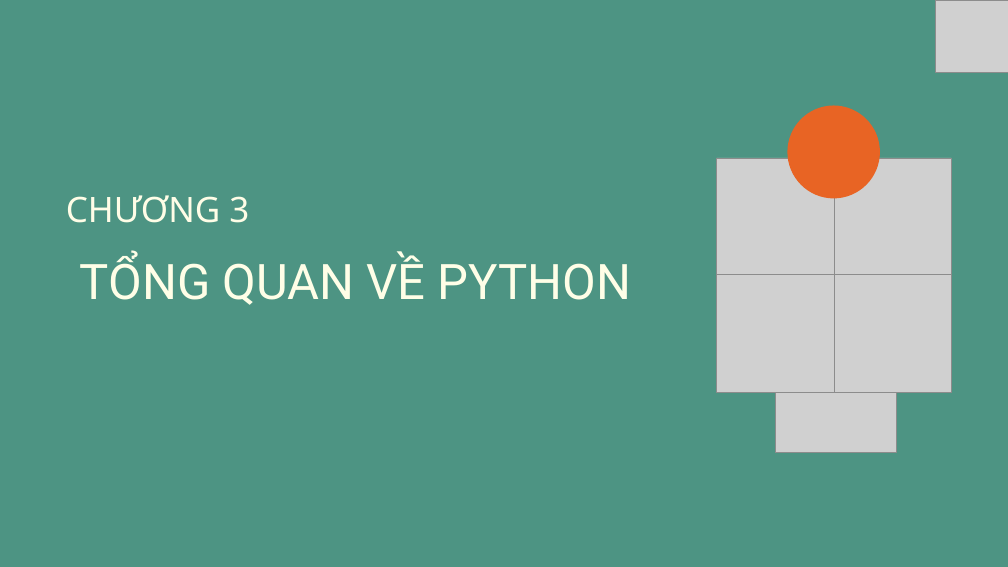
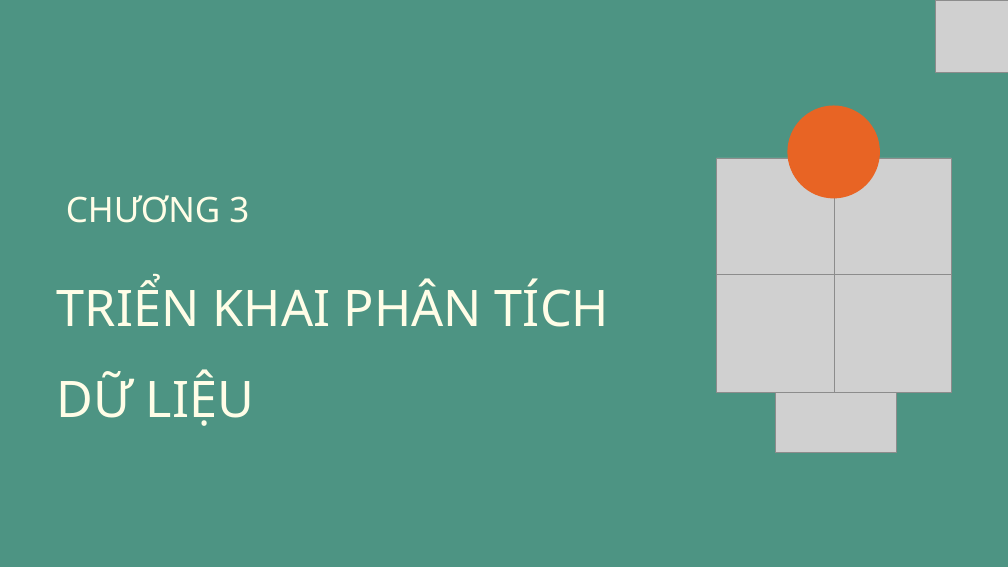
Before and after one commit to nhamct/ThucTapNN45K, a slide deck: slide 8 of 18. Nguyễn Thị Thanh Thư/CTTNham_NTTThu.pptx. Drawn at 1008x567 pixels with LibreOffice and Linux fonts; fonts in the diff are those of the drawing; grey boxes stand for pictures. Boxes give left, top, right and bottom in pixels: in the first picture for what was removed or moved away, otherwise in the second. Text is boxed around its words. In the diff, an @@ line names an element or a change of style, - is before the commit and + after.

```diff
--- a/18. Nguyễn Thị Thanh Thư/CTTNham_NTTThu.pptx
+++ b/18. Nguyễn Thị Thanh Thư/CTTNham_NTTThu.pptx
@@ text at (57,279,609,426): text changed; size 70 to 72 pt; font Roboto to Noto Sans; text colour #FFFEE7 to #FFFDE7 @@
-TỔNG QUAN VỀ PYTHON
+TRIỂN KHAI PHÂN TÍCH DỮ LIỆU
```
Also in this commit, not shown: 3 other slides changed, 2 slides added, 14 other files.
